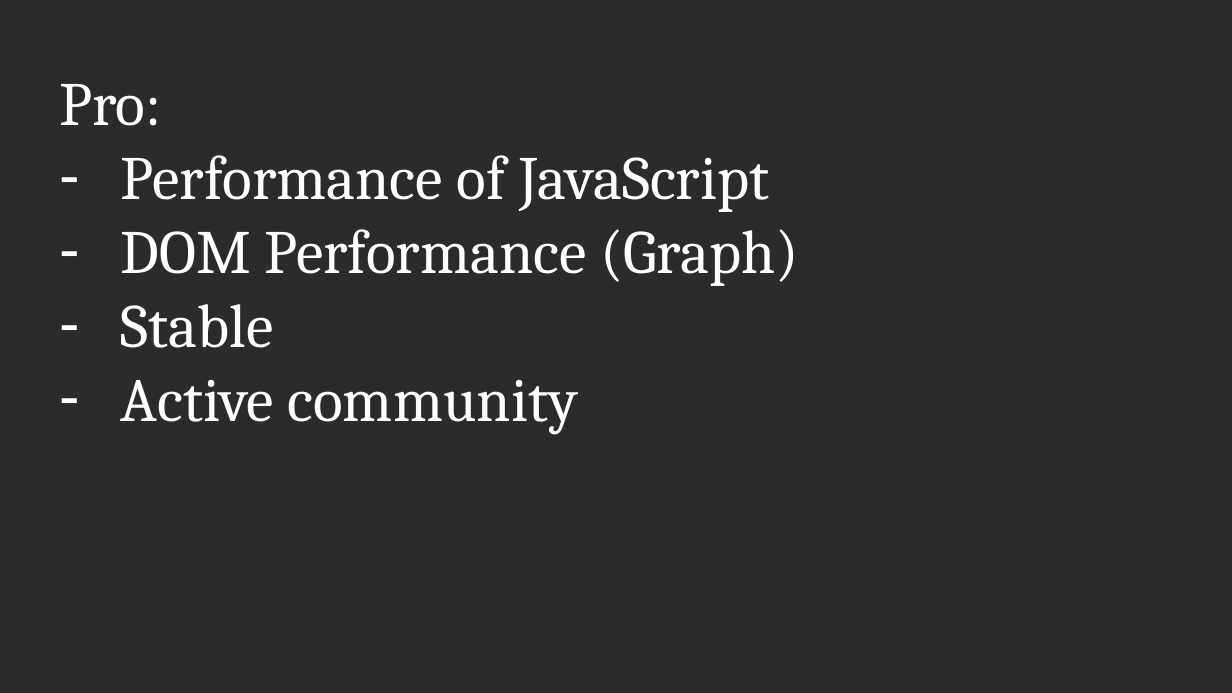
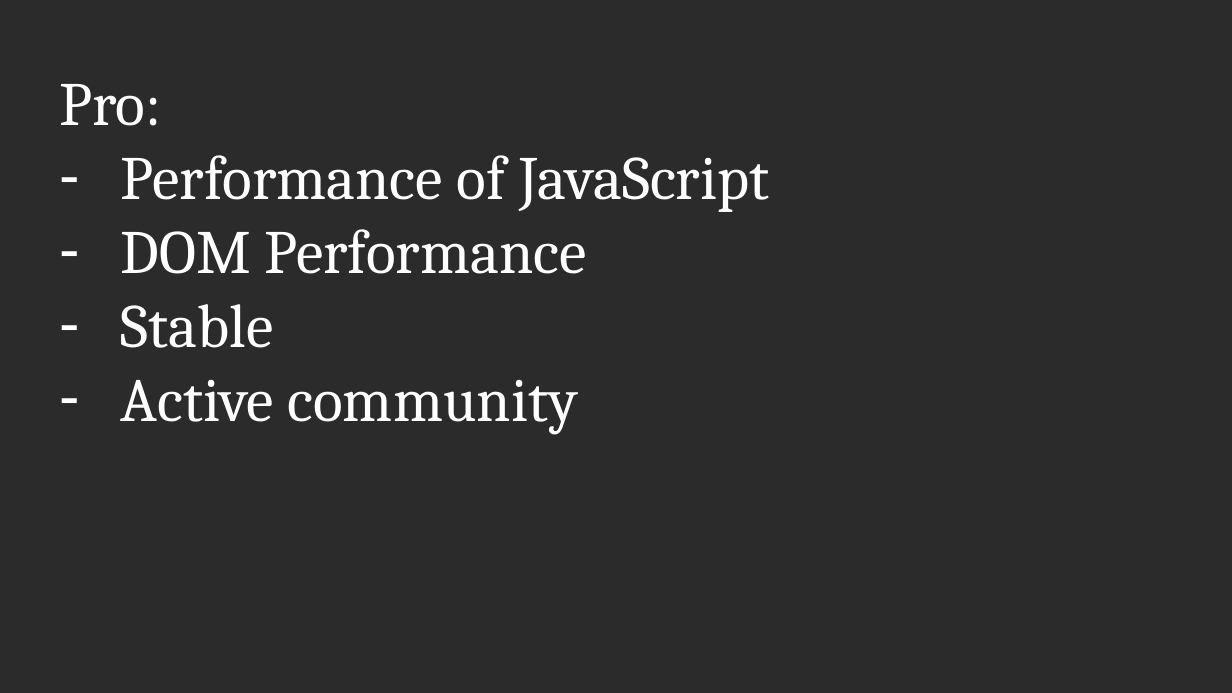
Before and after one commit to scameronde/elm-et2017, a slide deck: slide 71 of Elm.pptx (slide 66 before the commit). Drawn at 1232x693 pixels with LibreOffice and Linux fonts; fonts in the diff are those of the drawing; background and template pictures are left out; a plain dark background stands for a picture behind light text. Boxes give left, top, right and bottom in pixels: in the first picture for what was removed or moved away, otherwise in the second. Text is boxed around its words. In the diff, an @@ line names an element or a change of style, - is before the commit and + after.

```diff
--- a/Elm.pptx
+++ b/Elm.pptx
@@ text at [121, 229, 587, 274]: text changed @@
-– DOM Performance (Graph)
+– DOM Performance
```
Also in this commit, not shown: 25 other slides changed, 9 slides added, 2 slides removed.
